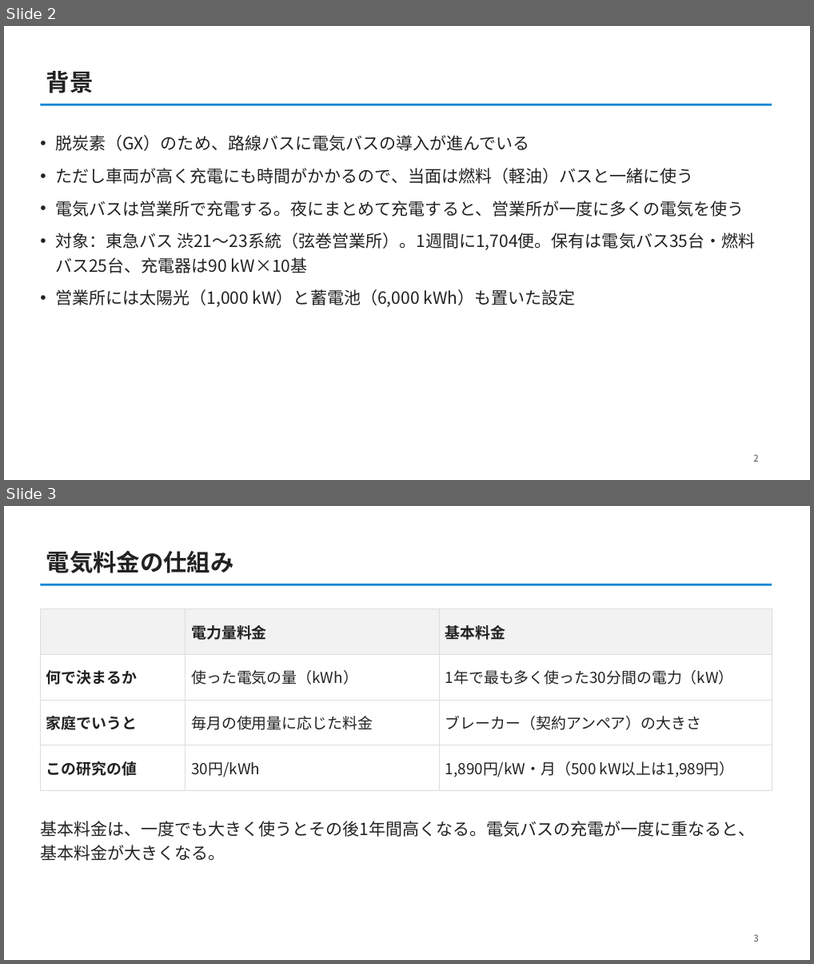
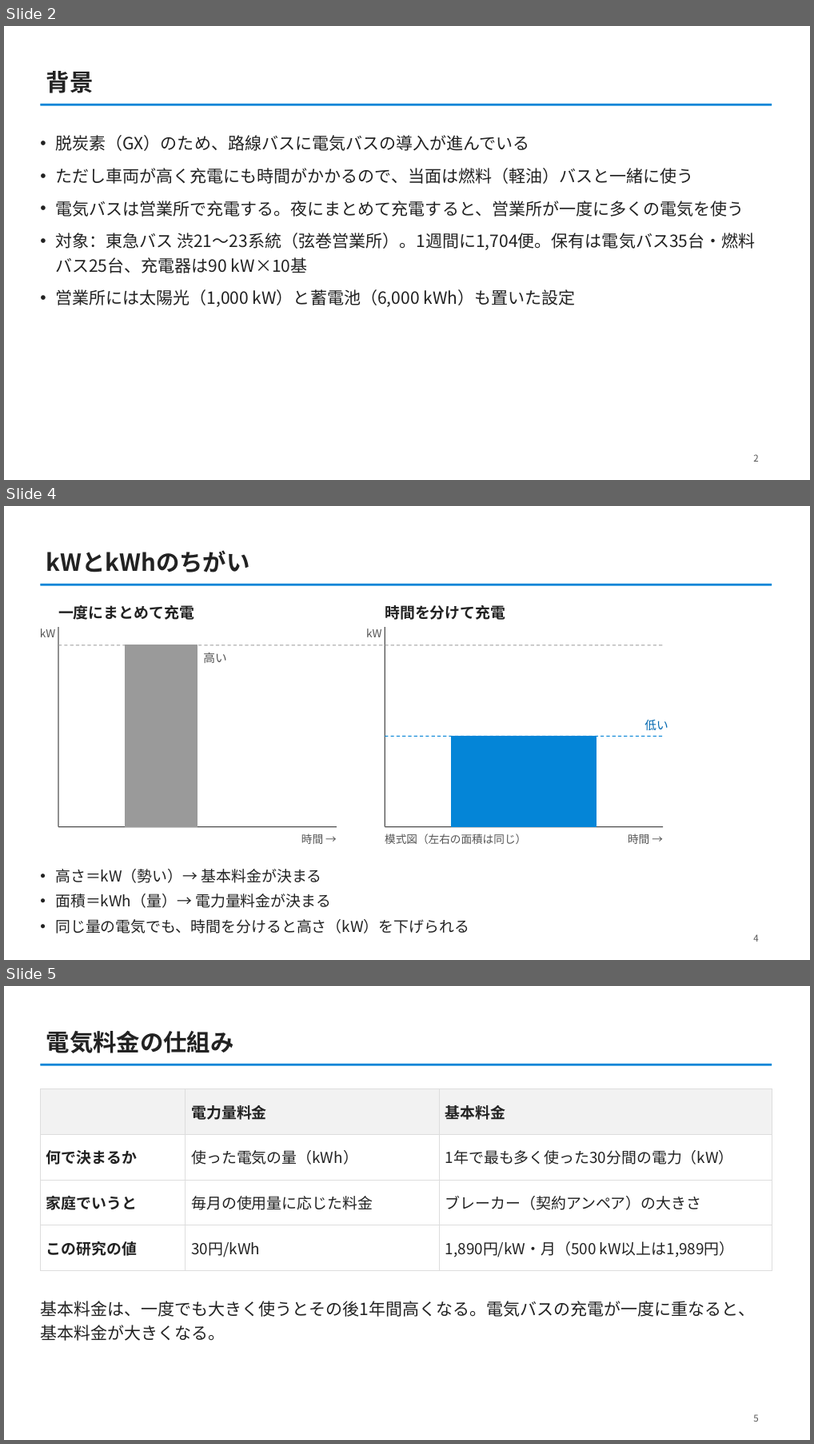
Before and after one commit to CYLIU2003/master-course, a slide deck: outcome/2026-10-22_lab_progress/lab_progress_20261022.pptx. Shown one above the other, each under a label of ours: slides 2 and 3 before the commit, slides 2, 4 and 5 after it; the slides between them are not shown. The pictures are 814x964 and 814x1444 pixels, drawn with LibreOffice and Linux fonts; fonts in the diff are those of the drawing. Boxes give left, top, right and bottom in pixels: in the first picture for what was removed or moved away, otherwise in the second. Text is boxed around its words. In the diff, an @@ line names an element or a change of style, - is before the commit and + after.

```diff
--- a/outcome/2026-10-22_lab_progress/lab_progress_20261022.pptx
+++ b/outcome/2026-10-22_lab_progress/lab_progress_20261022.pptx
@@ slide 4 added at (x1=4, y1=506, x2=810, y2=960), background #FFFFFF; not listed: 1 template element that a slide beside it also shows @@
@@ title added at (x1=46, y1=550, x2=250, y2=572), 28 pt, text #222222, bold @@
+kWとkWhのちがい
@@ text added at (x1=58, y1=605, x2=194, y2=620), 18 pt, text #222222, bold @@
+一度にまとめて充電
@@ text added at (x1=385, y1=605, x2=506, y2=620), 18 pt, text #222222, bold @@
+時間を分けて充電
@@ text added at (x1=40, y1=628, x2=55, y2=637), 13 pt, text #555555 @@
+kW
@@ line added from (58, 627) to (58, 827), #555555 1.25 pt @@
@@ line added from (58, 645) to (663, 645), #9A9A9A 1 pt dashed @@
@@ rectangle added at (x1=125, y1=645, x2=198, y2=827), fill #9A9A9A, outline #9A9A9A 1 pt @@
@@ text added at (x1=366, y1=628, x2=382, y2=637), 13 pt, text #555555 @@
+kW
@@ line added from (385, 627) to (385, 827), #555555 1.25 pt @@
@@ text added at (x1=203, y1=652, x2=226, y2=663), 14 pt, text #555555 @@
+高い
@@ text added at (x1=645, y1=719, x2=668, y2=730), 14 pt, text #0268B0 @@
+低い
@@ line added from (385, 736) to (663, 736), #0485D7 1 pt dashed @@
@@ rectangle added at (x1=452, y1=736, x2=597, y2=827), fill #0485D7, outline #0485D7 1 pt @@
@@ line added from (58, 827) to (337, 827), #555555 1.25 pt @@
@@ text added at (x1=302, y1=833, x2=323, y2=844), 13 pt, text #555555 @@
+時間 →
@@ line added from (385, 827) to (663, 827), #555555 1.25 pt @@
@@ text added at (x1=385, y1=833, x2=526, y2=844), 13 pt, text #555555 @@
+模式図（左右の面積は同じ）
@@ text added at (x1=628, y1=833, x2=650, y2=844), 13 pt, text #555555 @@
+時間 →
@@ text added at (x1=55, y1=868, x2=470, y2=933), 18 pt, text #222222 @@
+• 高さ＝kW（勢い）→ 基本料金が決まる
+• 面積＝kWh（量）→ 電力量料金が決まる
+• 同じ量の電気でも、時間を分けると高さ（kW）を下げられる
@@ page number added at (x1=754, y1=934, x2=758, y2=941), 11 pt, text #555555 @@
+4
@@ what was slide 3 is now slide 5 @@
@@ page number at (x1=754, y1=1414, x2=758, y2=1421): text changed @@
-3
+5
```
Also in this commit, not shown: 5 slides changed, 1 other slide added, 1 other file.
